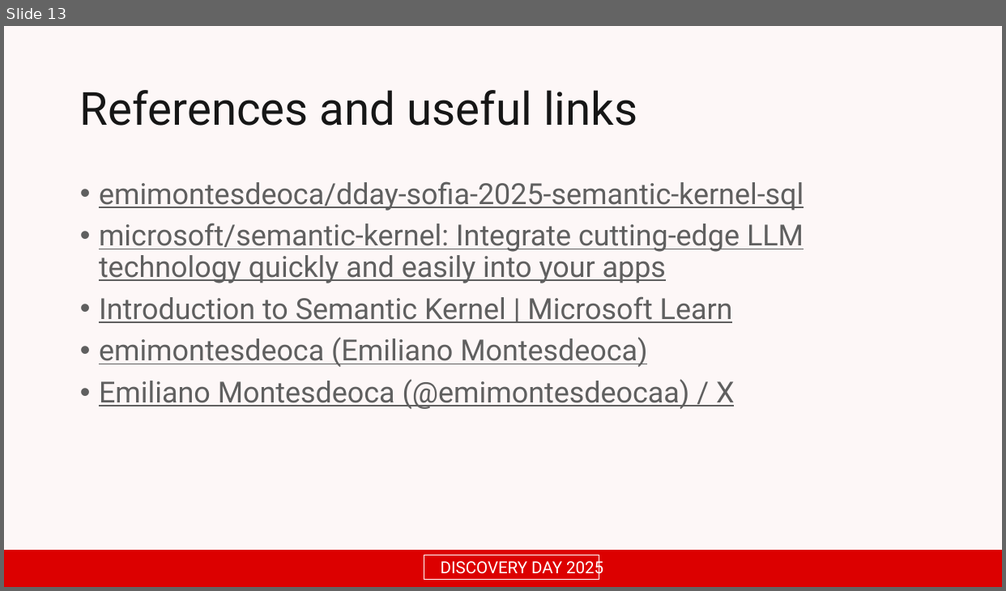
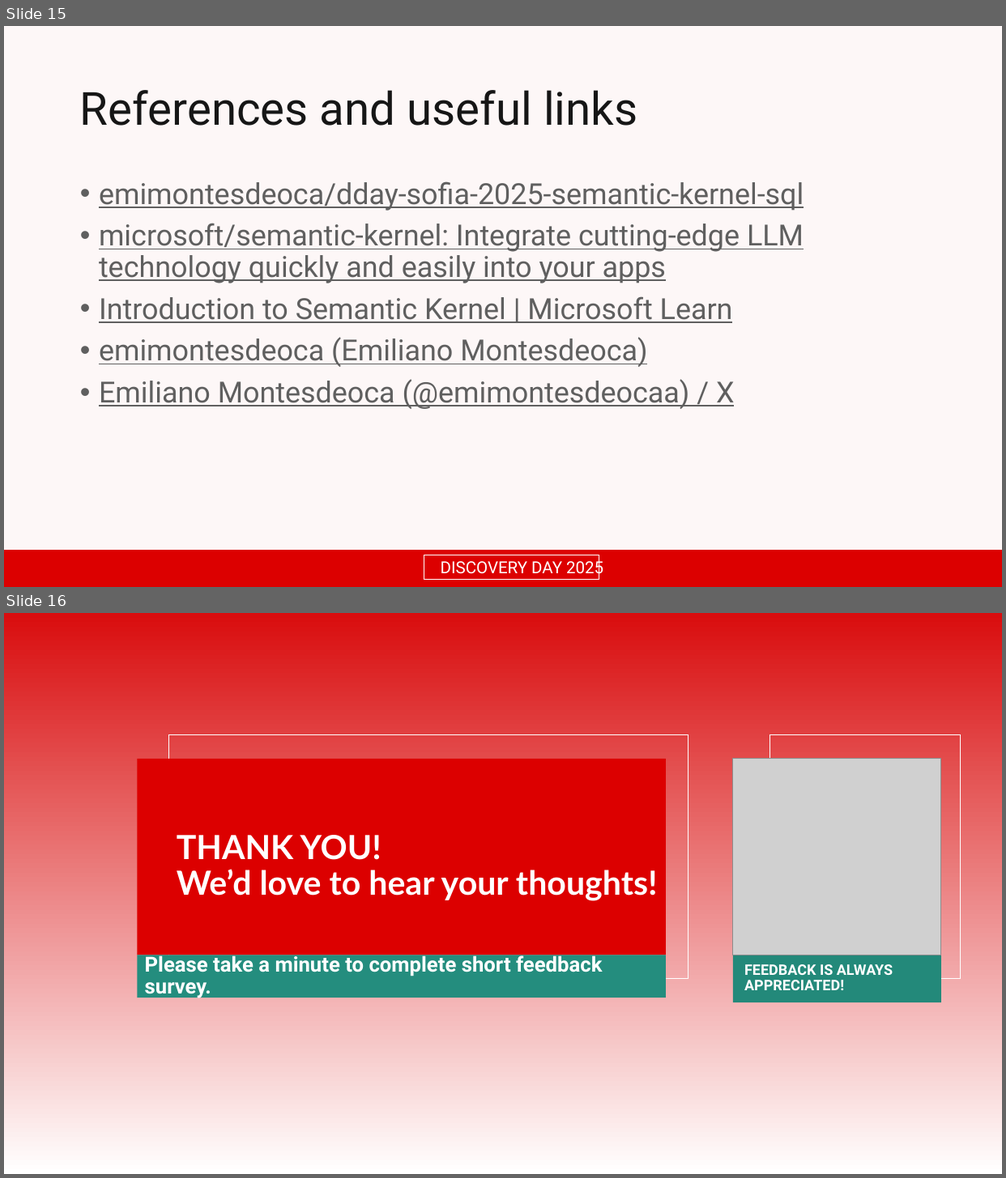
Before and after one commit to emimontesdeoca/dday-sofia-2025-semantic-kernel-sql, a slide deck: slides/Discovery Day 2025.pptx. Shown one above the other, each under a label of ours: slide 13 before the commit, slides 15 and 16 after it. The pictures are 1006x591 and 1006x1178 pixels, drawn with LibreOffice and Linux fonts; fonts in the diff are those of the drawing; grey boxes stand for pictures; background and template pictures are left out. Boxes give left, top, right and bottom in pixels: in the first picture for what was removed or moved away, otherwise in the second. Text is boxed around its words. In the diff, an @@ line names an element or a change of style, - is before the commit and + after.

Commit message:
chore: update slides

```diff
--- a/slides/Discovery Day 2025.pptx
+++ b/slides/Discovery Day 2025.pptx
@@ slide 16 added at box(4, 613, 1002, 1174), background gradient #D90D0E to #FFFFFF @@
@@ rectangle added at box(168, 735, 688, 979), outline #FFFFFF 0.75 pt @@
@@ rectangle added at box(769, 735, 961, 979), outline #FFFFFF 0.75 pt @@
@@ rectangle added at box(138, 759, 666, 955), fill #DC0000 @@
@@ picture added at box(733, 759, 941, 955) @@
@@ text added at box(177, 835, 658, 901), 32 pt, text #FFFFFF, bold @@
+THANK YOU!
+We’d love to hear your thoughts!
@@ rectangle added at box(138, 955, 666, 998), fill #248D7E, 20 pt, text #FFFFFF, bold @@
+Please take a minute to complete short feedback survey.
@@ rectangle added at box(733, 955, 941, 1003), fill #23897A @@
@@ text added at box(744, 965, 893, 990), 14 pt, text #FFFFFF, bold @@
+FEEDBACK IS ALWAYS APPRECIATED!
@@ what was slide 13 is now slide 15 @@
```
Also in this commit, not shown: 2 other slides added, 1 slide removed.
